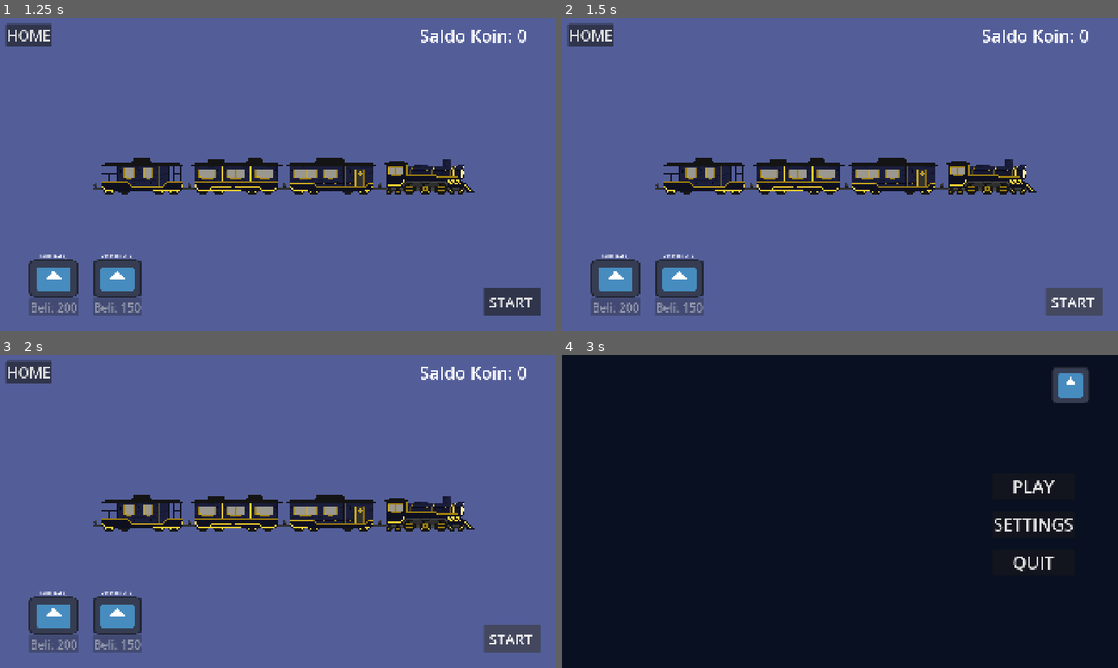
Above: before the commit, frames 1-4 (two rows, left to right).
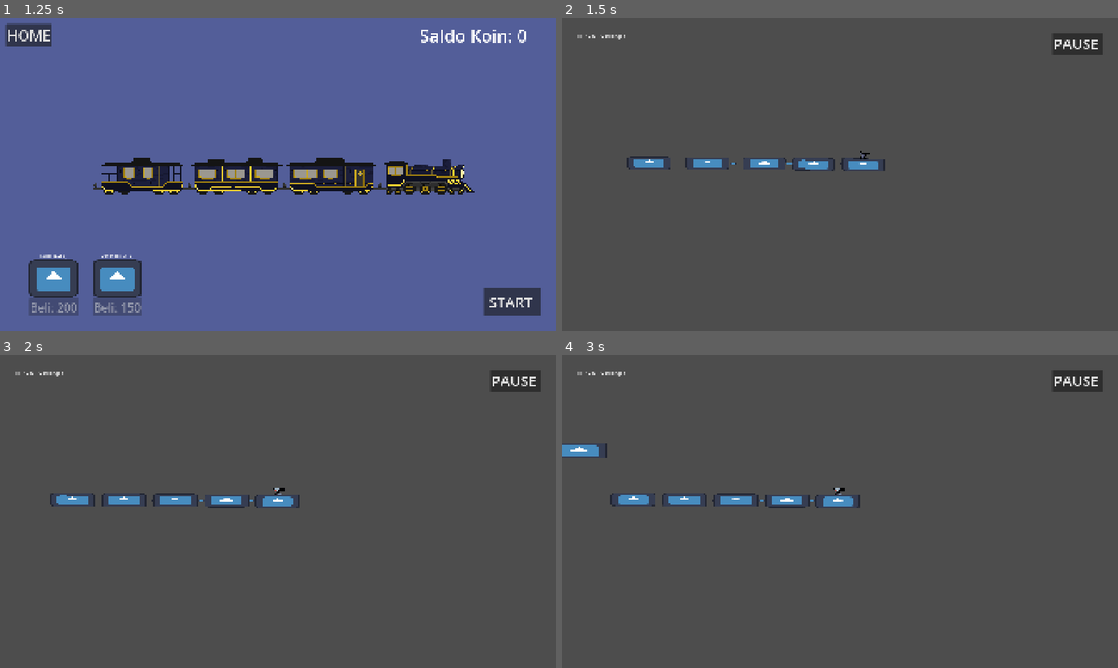
Above: after the commit, the same moments.

Repository: g3evorz/Gameseed-2026
Game: Godot game, scene res://Scenes/Homescreen.tscn
Same seed, same stepped clock (60 frames per second), same inputs: the game is played once before the commit and once after it. The engine's default icon, where the game draws it, is replaced by a stand-in: a white triangle on a blue panel in a dark square.
Inputs (mouse positions are in pixels of both pictures, inside the frame that each line leads up to):
- Up to frame 1 (1.25 s): click "PLAY" at 0.5 s
- Up to frame 2 (1.5 s): click "START" at 1.25 s
- Up to frame 3 (2 s): no input
- Up to frame 4 (3 s): click (1073, 639) at 2 s, where only the run before the commit has a clickable "START"; click (589, 370) at 2.75 s, where only the run before the commit has a clickable "HOME"

Frame 1 is identical in both runs. In frame 2, 98% of the frame differs, in the area x 0-100%, y 0-100%; in frame 3, 98%; in frame 4, 100%.

Commit message:
Decouple LevelsSpawner and switch difficulty resource
Remove hard-coded scene/resource links from Scenes/Components/levelsSpawner.tscn (remove item_to_spawn and player/game_manager node paths) to decouple the spawner from specific level assets. Update Scenes/main.tscn ext_resources: replace a PackedScene entry with res://Script/Data/Difficulty/hard_difficulty.tres and update current_difficulty to reference the new resource. This makes difficulty configurable and prevents LevelsSpawner from embedding level scene references.

Diff:
--- a/Scenes/Components/levelsSpawner.tscn
+++ b/Scenes/Components/levelsSpawner.tscn
@@ -1,11 +1,7 @@
 [gd_scene format=3 uid="uid://do7otuteiauu"]
 
 [ext_resource type="Script" uid="uid://dcsbhlflouiv0" path="res://Script/System/LevelSpawner.gd" id="1_tg4oo"]
-[ext_resource type="PackedScene" uid="uid://70puepcgsjlx" path="res://Scenes/Levels/basicLandscapes.tscn" id="2_sknle"]
 
-[node name="LevelsSpawner" type="Node2D" unique_id=429419869 node_paths=PackedStringArray("player", "game_manager")]
+[node name="LevelsSpawner" type="Node2D" unique_id=429419869]
 script = ExtResource("1_tg4oo")
-item_to_spawn = ExtResource("2_sknle")
-player = NodePath("")
 spawn_interval = 10.0
-game_manager = NodePath("")
--- a/Scenes/main.tscn
+++ b/Scenes/main.tscn
@@ -9,7 +9,7 @@
 [ext_resource type="PackedScene" uid="uid://dcnle0rgkvqcg" path="res://Scenes/Components/Kereta/gerbong.tscn" id="3_kry3j"]
 [ext_resource type="Resource" uid="uid://n6oa88amem4a" path="res://Script/Data/Obstacle/roket.tres" id="4_d1ilt"]
 [ext_resource type="PackedScene" uid="uid://do7otuteiauu" path="res://Scenes/Components/levelsSpawner.tscn" id="4_jjvhh"]
-[ext_resource type="PackedScene" uid="uid://beu1amvuojaxt" path="res://Scenes/Components/Weapon/Musuh/rocket.tscn" id="4_ynf5e"]
+[ext_resource type="Resource" uid="uid://bdhucb6u023mc" path="res://Script/Data/Difficulty/hard_difficulty.tres" id="5_wsu2k"]
 [ext_resource type="PackedScene" uid="uid://70puepcgsjlx" path="res://Scenes/Levels/basicLandscapes.tscn" id="6_6bp64"]
 [ext_resource type="PackedScene" uid="uid://c7qnoqxs7j6wd" path="res://Scenes/Levels/level_1.tscn" id="7_344ge"]
 [ext_resource type="PackedScene" uid="uid://dxf8keb5h1lo2" path="res://Scenes/Levels/level_2.tscn" id="8_hptm8"]
@@ -22,7 +22,7 @@
 [node name="EnemyWeaponSpawner" type="Node" parent="." unique_id=1565456601]
 script = ExtResource("3_344ge")
 possible_obstacles = Array[ExtResource("3_hptm8")]([ExtResource("4_d1ilt")])
-current_difficulty = ExtResource("5_6iyac")
+current_difficulty = ExtResource("5_wsu2k")
 
 [node name="Enemy" parent="." unique_id=811008233 groups=["Enemy"] instance=ExtResource("2_21xkr")]
 position = Vector2(319.99997, -313.00003)
